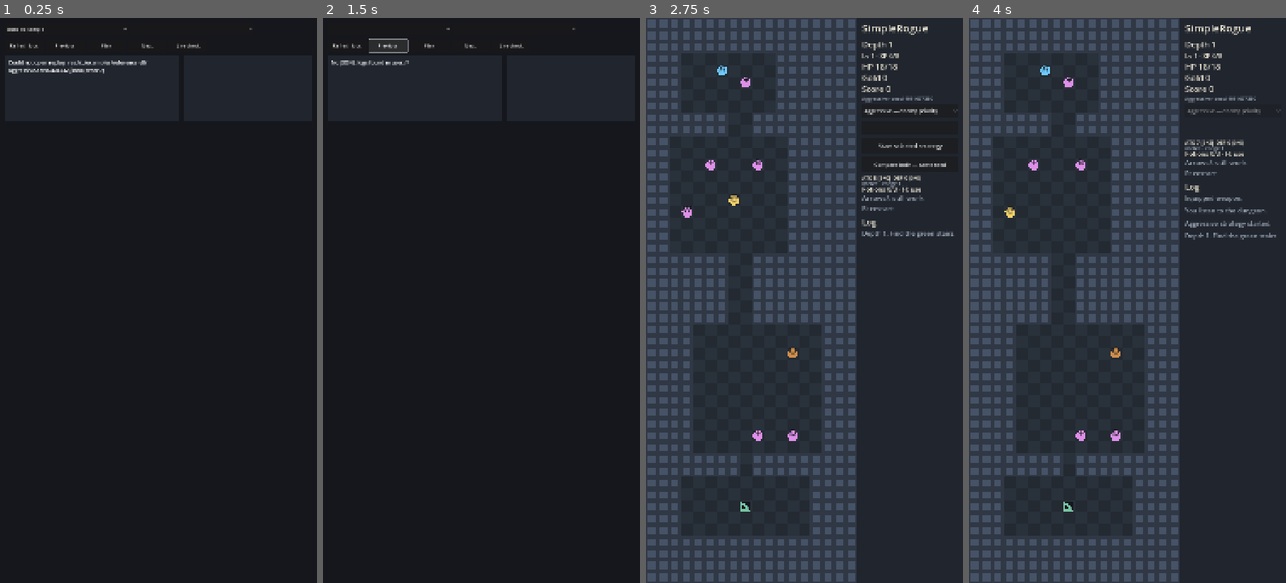
Above: before the commit, frames 1-4 (left to right).
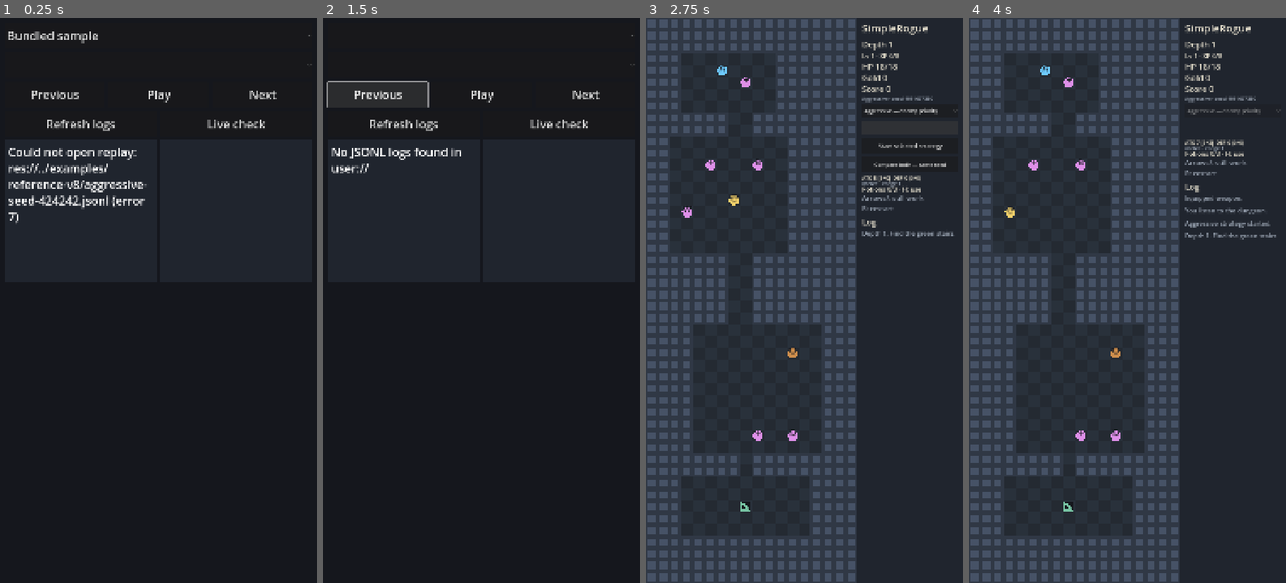
Above: after the commit, the same moments.

Repository: torafugu/anarogue
Game: Godot game, scene res://scenes/replay.tscn
Same seed, same stepped clock (60 frames per second), same inputs: the game is played once before the commit and once after it.
Inputs:
- Up to frame 1 (0.25 s): no input
- Up to frame 2 (1.5 s): click "Refresh logs" at 0.5 s; click "Previous" at 1.25 s
- Up to frame 3 (2.75 s): click "Live check" at 2 s
- Up to frame 4 (4 s): click "Start selected strategy" at 2.75 s; tap Enter at 3.5 s; hold Right (move_right) from 3.53 s (still down); tap . (wait_turn) at 3.6 s; tap Space at 3.77 s

The runs differ from the first frame. In frame 1, 3.3% of the frame differs, in the area x 2-98%, y 1-37%; in frame 2, 1.7%; in frame 3, less than 0.1%; in frame 4, nothing differs.

Commit message:
Enlarge mobile replay text and allocate more space to controls and information

Diff:
--- a/game/scripts/replay_viewer.gd
+++ b/game/scripts/replay_viewer.gd
@@ -3,8 +3,11 @@
 const ReplayData := preload("res://scripts/replay_log.gd")
 const DEFAULT_REPLAY := "res://../examples/reference-v8/aggressive-seed-424242.jsonl"
 const REPLAY_TILE_SIZE := 96.0
-const INFO_TOP := 126.0
-const INFO_HEIGHT := 224.0
+const UI_FONT_SIZE := 40
+const CONTROL_HEIGHT := 88.0
+const CONTROL_GAP := 12.0
+const INFO_TOP := 16.0 + (CONTROL_HEIGHT + CONTROL_GAP) * 4
+const INFO_HEIGHT := 480.0
 const MAP_TOP := INFO_TOP + INFO_HEIGHT + 16.0
 const AUTO_STEP_SECONDS := 0.28
 const ARROW_FLIGHT_DURATION := 0.28
@@ -31,6 +34,7 @@
 var auto_elapsed := 0.0
 var arrow_elapsed := 0.0
 var font := ThemeDB.fallback_font
+var ui_theme := Theme.new()
 var log_selector: OptionButton
 var run_selector: OptionButton
 var status_label: RichTextLabel
@@ -59,6 +63,7 @@
 
 
 func create_controls() -> void:
+	ui_theme.default_font_size = UI_FONT_SIZE
 	maze_view = Control.new()
 	maze_view.name = "MazeViewport"
 	maze_view.clip_contents = true
@@ -70,12 +75,16 @@
 	maze_view.add_child(maze_canvas)
 	log_selector = OptionButton.new()
 	log_selector.name = "LogSelector"
+	log_selector.theme = ui_theme
+	log_selector.get_popup().theme = ui_theme
 	log_selector.tooltip_text = "JSONL files stored in user://"
 	log_selector.item_selected.connect(load_log_at)
 	add_child(log_selector)
 
 	run_selector = OptionButton.new()
 	run_selector.name = "RunSelector"
+	run_selector.theme = ui_theme
+	run_selector.get_popup().theme = ui_theme
 	run_selector.tooltip_text = "Run contained in the selected JSONL file"
 	run_selector.item_selected.connect(select_run_at)
 	add_child(run_selector)
@@ -107,7 +116,8 @@
 	overlay_style.set_content_margin_all(8)
 	map_overlay.add_theme_stylebox_override("panel", overlay_style)
 	map_status_label = Label.new()
-	map_status_label.add_theme_font_size_override("font_size", 18)
+	map_status_label.add_theme_font_size_override("font_size", UI_FONT_SIZE)
+	map_status_label.autowrap_mode = TextServer.AUTOWRAP_WORD_SMART
 	map_status_label.mouse_filter = Control.MOUSE_FILTER_IGNORE
 	map_overlay.add_child(map_status_label)
 	add_child(map_overlay)
@@ -115,6 +125,7 @@
 
 	result_popup = PanelContainer.new()
 	result_popup.name = "ResultPopup"
+	result_popup.theme = ui_theme
 	result_popup.z_index = 2
 	result_popup.mouse_filter = Control.MOUSE_FILTER_IGNORE
 	var panel_style := StyleBoxFlat.new()
@@ -126,16 +137,16 @@
 	result_popup.add_child(contents)
 	result_title = Label.new()
 	result_title.horizontal_alignment = HORIZONTAL_ALIGNMENT_CENTER
-	result_title.add_theme_font_size_override("font_size", 44)
+	result_title.add_theme_font_size_override("font_size", 56)
 	contents.add_child(result_title)
 	result_stats = Label.new()
 	result_stats.horizontal_alignment = HORIZONTAL_ALIGNMENT_CENTER
-	result_stats.add_theme_font_size_override("font_size", 26)
+	result_stats.add_theme_font_size_override("font_size", UI_FONT_SIZE)
 	contents.add_child(result_stats)
 	var hint := Label.new()
 	hint.text = "Press Play to watch again."
 	hint.horizontal_alignment = HORIZONTAL_ALIGNMENT_CENTER
-	hint.add_theme_font_size_override("font_size", 24)
+	hint.add_theme_font_size_override("font_size", 36)
 	contents.add_child(hint)
 	add_child(result_popup)
 	result_popup.hide()
@@ -143,6 +154,7 @@
 func make_info_panel(panel_name: String) -> PanelContainer:
 	var panel := PanelContainer.new()
 	panel.name = panel_name
+	panel.theme = ui_theme
 	var style := StyleBoxFlat.new()
 	style.bg_color = Color("#20252e")
 	style.set_content_margin_all(12)
@@ -153,7 +165,7 @@
 func make_info_text(text_name: String) -> RichTextLabel:
 	var label := RichTextLabel.new()
 	label.name = text_name
-	label.add_theme_font_size_override("normal_font_size", 18)
+	label.add_theme_font_size_override("normal_font_size", UI_FONT_SIZE)
 	label.scroll_active = true
 	label.selection_enabled = true
 	return label
@@ -184,10 +196,12 @@
 	maze_view.size = area.size
 	maze_canvas.queue_redraw()
 	map_overlay.position = area.position + Vector2(8, 8)
-	map_overlay.size = Vector2.ZERO # Let the single-line badge fit its contents.
+	var badge_width := font.get_string_size(map_status_label.text, HORIZONTAL_ALIGNMENT_LEFT, -1, UI_FONT_SIZE).x + 16
+	map_overlay.size = Vector2(minf(badge_width, area.size.x - 16), 0)
 
 func make_button(text: String, callback: Callable) -> Button:
 	var button := Button.new()
+	button.theme = ui_theme
 	button.text = text
 	button.pressed.connect(callback)
 	add_child(button)
@@ -196,22 +210,23 @@
 
 func layout_controls() -> void:
 	var width := get_viewport_rect().size.x
-	var selector_width := minf(420, (width - 40) * 0.5)
+	var available_width := width - 32
 	log_selector.position = Vector2(16, 16)
-	log_selector.size = Vector2(selector_width, 44)
-	run_selector.position = Vector2(24 + selector_width, 16)
-	run_selector.size = Vector2(minf(420, width - selector_width - 40), 44)
-	var button_names := [
-		"RefreshButton", "PreviousButton", "PlayButton", "NextButton", "SimulatorButton"
+	log_selector.size = Vector2(available_width, CONTROL_HEIGHT)
+	run_selector.position = Vector2(16, 16 + CONTROL_HEIGHT + CONTROL_GAP)
+	run_selector.size = Vector2(available_width, CONTROL_HEIGHT)
+	var button_rows := [
+		["PreviousButton", "PlayButton", "NextButton"],
+		["RefreshButton", "SimulatorButton"],
 	]
-	var x := 16.0
-	for button_name in button_names:
-		var button: Button = get_node(button_name)
-		button.position = Vector2(x, 72)
-		button.size = Vector2(132, 44)
-		x += 140
-	var available_width := width - 32
-	var player_width := clampf(available_width * 0.42, 280, 440)
+	for row_index in range(button_rows.size()):
+		var row: Array = button_rows[row_index]
+		var button_width := (available_width - CONTROL_GAP * (row.size() - 1)) / row.size()
+		for column in range(row.size()):
+			var button: Button = get_node(row[column])
+			button.position = Vector2(16 + column * (button_width + CONTROL_GAP), 16 + (row_index + 2) * (CONTROL_HEIGHT + CONTROL_GAP))
+			button.size = Vector2(button_width, CONTROL_HEIGHT)
+	var player_width := (available_width - 16) * 0.5
 	var log_width := available_width - player_width - 16
 	log_panel.position = Vector2(16, INFO_TOP)
 	log_panel.size = Vector2(log_width, INFO_HEIGHT)
@@ -225,7 +240,7 @@
 func layout_result_popup() -> void:
 	var viewport_size := get_viewport_rect().size
 	var area := map_rect()
-	result_popup.size = Vector2(maxf(0, minf(560, viewport_size.x - 32)), 190)
+	result_popup.size = Vector2(maxf(0, minf(960, viewport_size.x - 32)), 260)
 	result_popup.position = Vector2(
 		(viewport_size.x - result_popup.size.x) * 0.5,
 		area.position.y + maxf(0, (area.size.y - result_popup.size.y) * 0.5)
@@ -445,9 +460,8 @@
 		status_label.add_text(("\n\n" if displayed_log_frame >= 0 else "") + log_entries[frame_index])
 	else:
 		status_label.text = "\n\n".join(log_entries.slice(0, frame_index + 1))
-	if follow_latest:
-		status_label.scroll_to_line(maxi(0, status_label.get_line_count() - 1))
-	else:
+	# Built-in following reaches the bottom even when the last entry wraps.
+	if not follow_latest:
 		scrollbar.value = old_scroll
 	displayed_log_frame = frame_index
 
--- a/game/tests/replay_popup_test.gd
+++ b/game/tests/replay_popup_test.gd
@@ -17,6 +17,7 @@
 	var viewer := TestViewer.new()
 	root.add_child(viewer)
 	check_camera_geometry(viewer)
+	await check_layout_sizes()
 	await check_log_history(viewer)
 	for file_name in ["aggressive-seed-1.jsonl", "cautious-seed-1.jsonl"]:
 		viewer.load_replay("res://../examples/reference-v2/" + file_name)
@@ -92,6 +93,34 @@
 			printerr(failure)
 		quit(1)
 
+func check_layout_sizes() -> void:
+	for dimensions in [Vector2i(1080, 1920), Vector2i(1080, 1440), Vector2i(1440, 1920), Vector2i(720, 1280)]:
+		var viewport := SubViewport.new()
+		viewport.size = dimensions
+		root.add_child(viewport)
+		var viewer := TestViewer.new()
+		viewport.add_child(viewer)
+		viewer.load_replay("res://../examples/reference-v8/aggressive-seed-424242.jsonl")
+		await process_frame
+		await process_frame
+		var bounds := Rect2(Vector2.ZERO, Vector2(dimensions))
+		var controls: Array[Control] = [
+			viewer.log_selector, viewer.run_selector,
+			viewer.get_node("PreviousButton"), viewer.play_button, viewer.get_node("NextButton"),
+			viewer.get_node("RefreshButton"), viewer.get_node("SimulatorButton"),
+			viewer.log_panel, viewer.player_panel, viewer.maze_view,
+		]
+		for i in range(controls.size()):
+			check(bounds.encloses(controls[i].get_rect()), "control stays within viewport %s" % dimensions)
+			for j in range(i + 1, controls.size()):
+				check(not controls[i].get_rect().intersects(controls[j].get_rect()), "controls do not overlap at %s" % dimensions)
+		viewer.set_frame(viewer.replay.frames.size() - 1)
+		await process_frame
+		await process_frame
+		check(viewer.map_rect().encloses(viewer.result_popup.get_rect()), "result popup fits maze at %s" % dimensions)
+		check(viewer.map_rect().encloses(viewer.map_overlay.get_rect()), "depth/frame/turn badge fits maze at %s" % dimensions)
+		viewport.free()
+
 func check_camera_geometry(viewer: TestViewer) -> void:
 	var frame := {"map_rows": [], "player_state": {"pos": {"x": 22, "y": 14}}}
 	for _row in range(28):
Not shown, changed: README.md
Not shown, changed: USER_MANUAL.md
